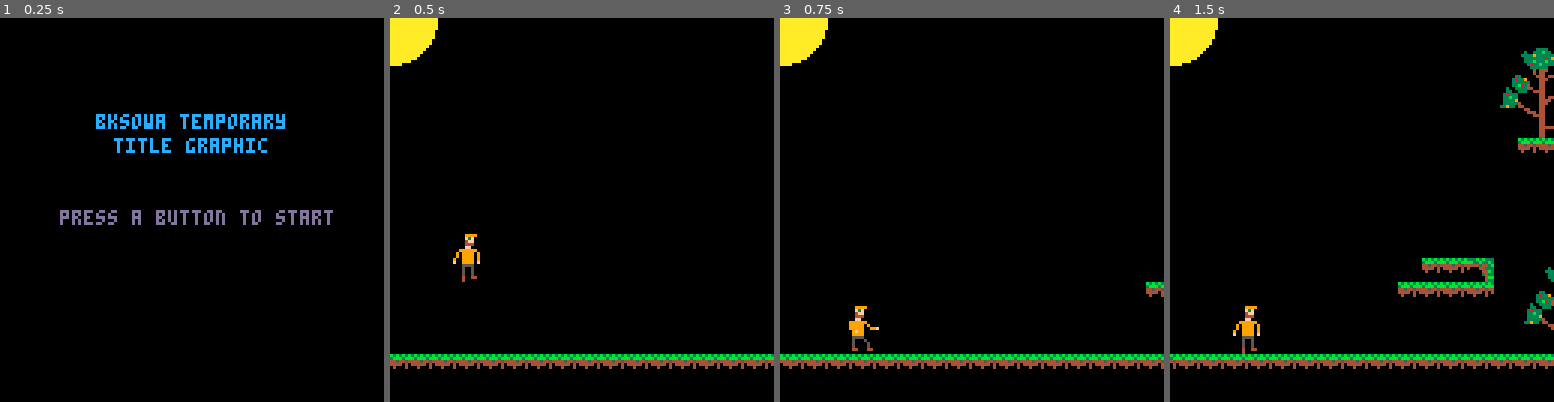
Above: before the commit, frames 1-4 (left to right).
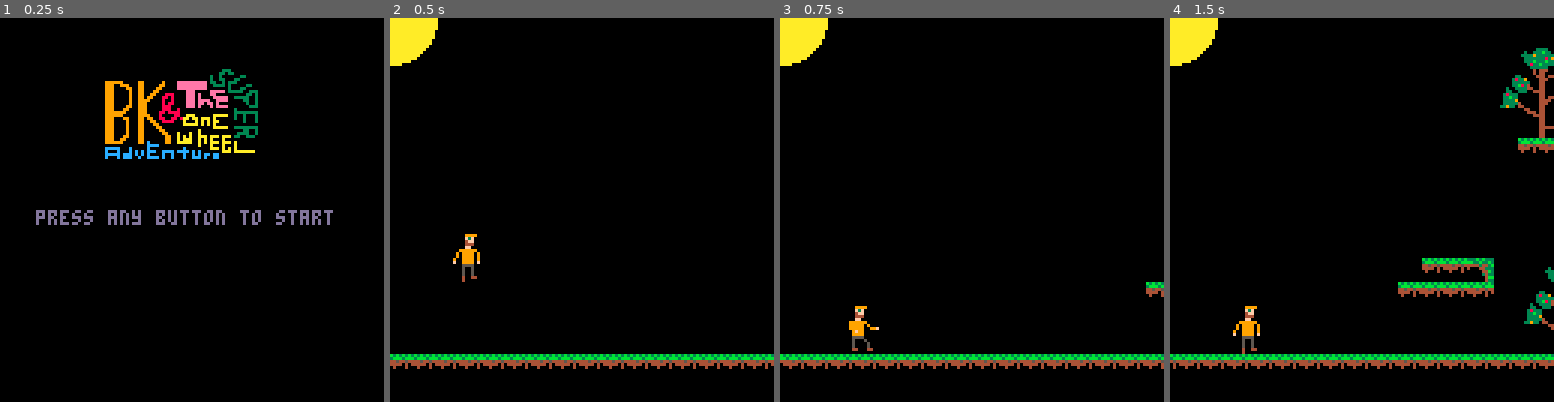
Above: after the commit, the same moments.

Repository: elennick/bksowa
Game: PICO-8 cartridge bksowa.p8
Two runs of this game, one before a commit and one after it. Both use one fixed random seed, a clock stepped at 60 frames per second and the inputs below.
Inputs:
- Up to frame 1 (0.25 s): no input
- Up to frame 2 (0.5 s): tap X (X key) at 0.33 s
- Up to frame 3 (0.75 s): tap O (Z key) at 0.7 s
- Up to frame 4 (1.5 s): tap X (X key) at 1.07 s

The runs differ from the first frame. In frame 1, 4.8% of the frame differs, in the area x 9-75%, y 13-54%; in frame 2, nothing differs; in frame 3, nothing differs; in frame 4, nothing differs.

Commit message:
added title logo

Diff:
--- a/bksowa.p8
+++ b/bksowa.p8
@@ -3,7 +3,7 @@
 __lua__
 function _init()
   //screen state
-  screen = 1  //title
+  screen = 1  // game title
   //10 = gameplay
   //99 = game over
 
@@ -19,6 +19,7 @@
   p.sprites[3] = 68
   p.cframe = 1 //current frame
   p.tslfc = 0 //last frame change
+  p.state = "running" //running, jump1, jump2
 
   //camera position
   cx=0
@@ -39,10 +40,17 @@
 
   if screen == 10 then
 		  if btnp(2) then
-		    p.vy = -6
+		    if p.state == "running" then
+		      p.state = "jump1"
+		      p.vy = -6
+		    elseif p.state == "jump1" then
+		      p.state = "jump2"
+		      p.vy = -6
+		    end
 		  elseif grounded() then
 		    p.vy = 0
 		    p.y = flr(flr(p.y)/8)*8
+		    p.state = "running"
 		  else
 		    p.vy += 0.55
 		  end
@@ -93,12 +101,57 @@
 end
 
 function drawtitlescreen()
-  color(12)
-  print("bksowa temporary",32,32)
-  print("title graphic",38,40)
+		spr(129, 32, 16, 64, 64)
 	 color(13)
-	 print("press a button to start", 20, 64)
-end
+	 print("press any button to start", 12, 64)
+end
+…(47 lines of a section not shown)…
 
 
 
Not shown, changed: 47 lines of the sprite sheet (__gfx__) section of bksowa.p8
